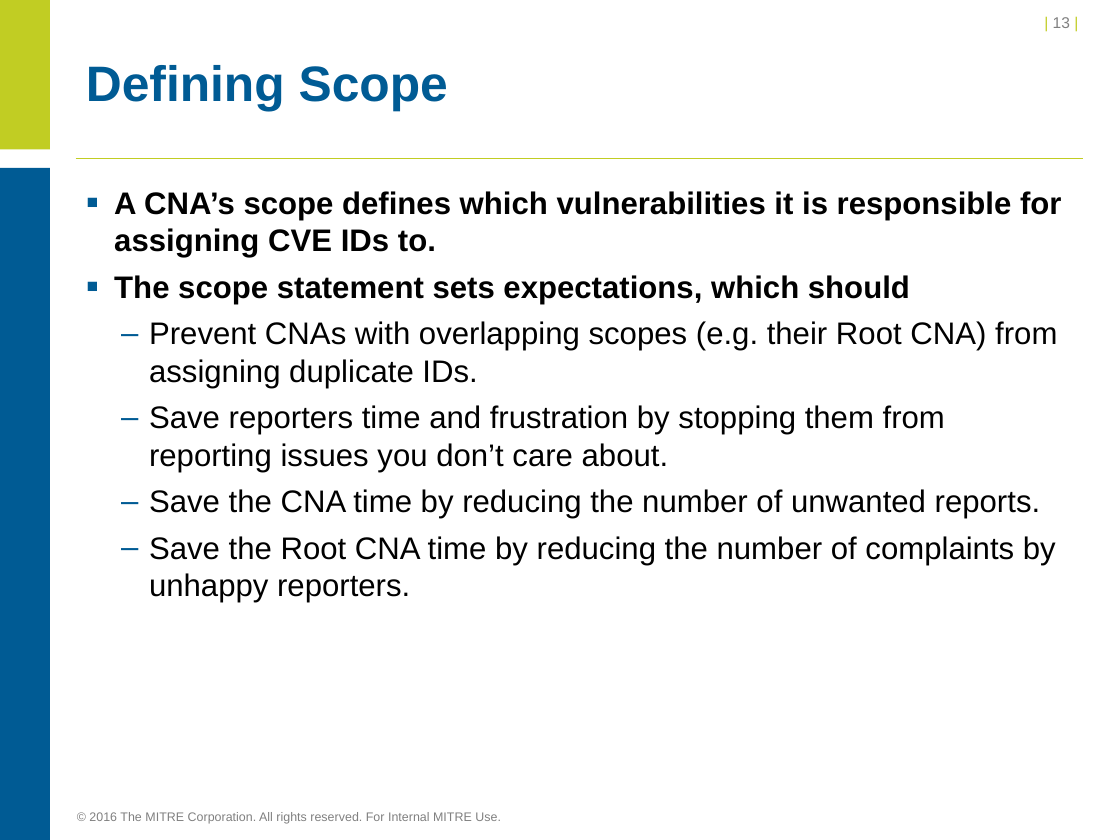
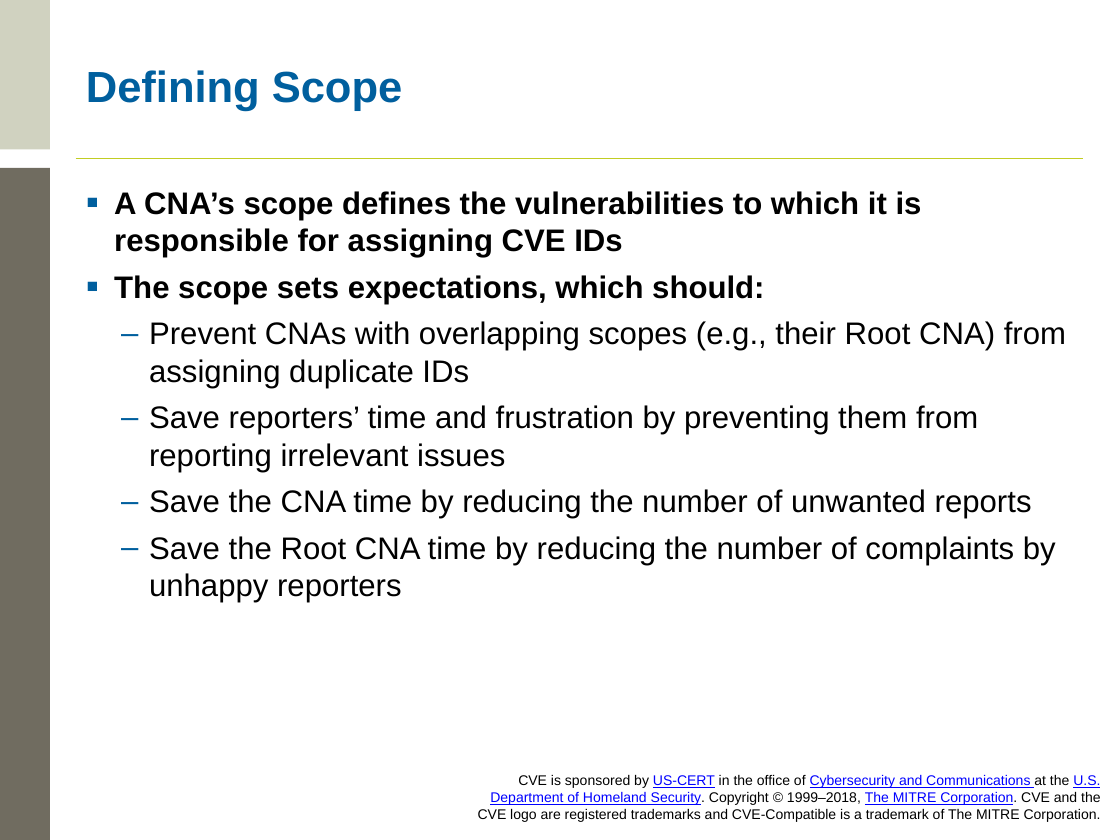
Before and after one commit to CVEProject/cveproject.github.io, a slide deck: slide 13 of cna/Becoming a CNA.pptx. Drawn at 1120x840 pixels with LibreOffice and Linux fonts; fonts in the diff are those of the drawing; background and template pictures are left out. Boxes give left, top, right and bottom in pixels: in the first picture for what was removed or moved away, otherwise in the second. Text is boxed around its words. In the diff, an @@ line names an element or a change of style, - is before the commit and + after.

```diff
--- a/cna/Becoming a CNA.pptx
+++ b/cna/Becoming a CNA.pptx
@@ rectangle at box(0, 0, 50, 149): fill #C1CD23 to #D0D2C0 @@
@@ page number removed at box(1053, 17, 1070, 28) @@
-| 13 |
@@ title "Defining Scope" at box(86, 70, 403, 112): size 32 to 28 pt, text colour #005B94 to #005F9E @@
@@ rectangle at box(0, 168, 50, 840): fill #005B94 to #706C60 @@
@@ text at box(114, 191, 1066, 603): text changed @@
-▪ A CNA’s scope defines which vulnerabilities it is responsible for assigning CVE IDs to.
-▪ The scope statement sets expectations, which should
-  – Prevent CNAs with overlapping scopes (e.g. their Root CNA) from assigning duplicate IDs.
-  – Save reporters time and frustration by stopping them from reporting issues you don’t care about.
-  – Save the CNA time by reducing the number of unwanted reports.
-  – Save the Root CNA time by reducing the number of complaints by unhappy reporters.
+▪ A CNA’s scope defines the vulnerabilities to which it is responsible for assigning CVE IDs
+▪ The scope sets expectations, which should:
+  – Prevent CNAs with overlapping scopes (e.g., their Root CNA) from assigning duplicate IDs
+  – Save reporters’ time and frustration by preventing them from reporting irrelevant issues
+  – Save the CNA time by reducing the number of unwanted reports
+  – Save the Root CNA time by reducing the number of complaints by unhappy reporters
@@ text added at box(478, 775, 1101, 822), 9 pt, text #000000 @@
+CVE is sponsored by US-CERT in the office of Cybersecurity and Communications at the U.S. Department of Homeland Security. Copyright © 1999–2018, The MITRE Corporation. CVE and the CVE logo are registered trademarks and CVE-Compatible is a trademark of The MITRE Corporation.
@@ text removed at box(89, 812, 501, 824) @@
-© 2016 The MITRE Corporation. All rights reserved. For Internal MITRE Use.
```
Also in this commit, not shown: 36 other slides changed, 3 slides added, 1 slide removed.
